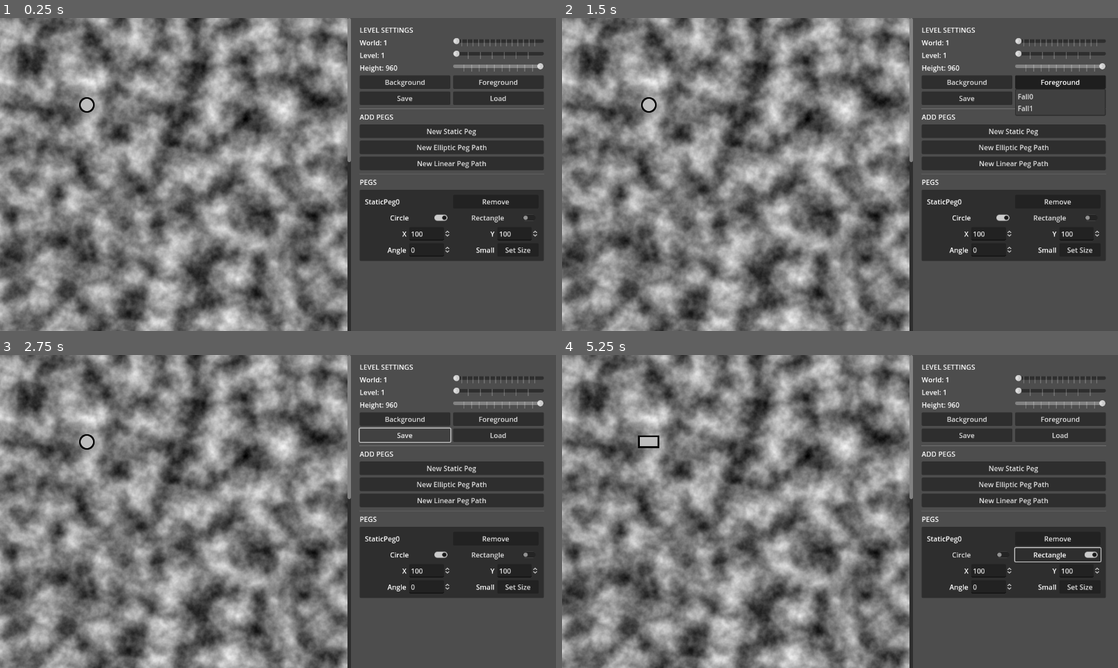
Above: before the commit, frames 1-4 (two rows, left to right).
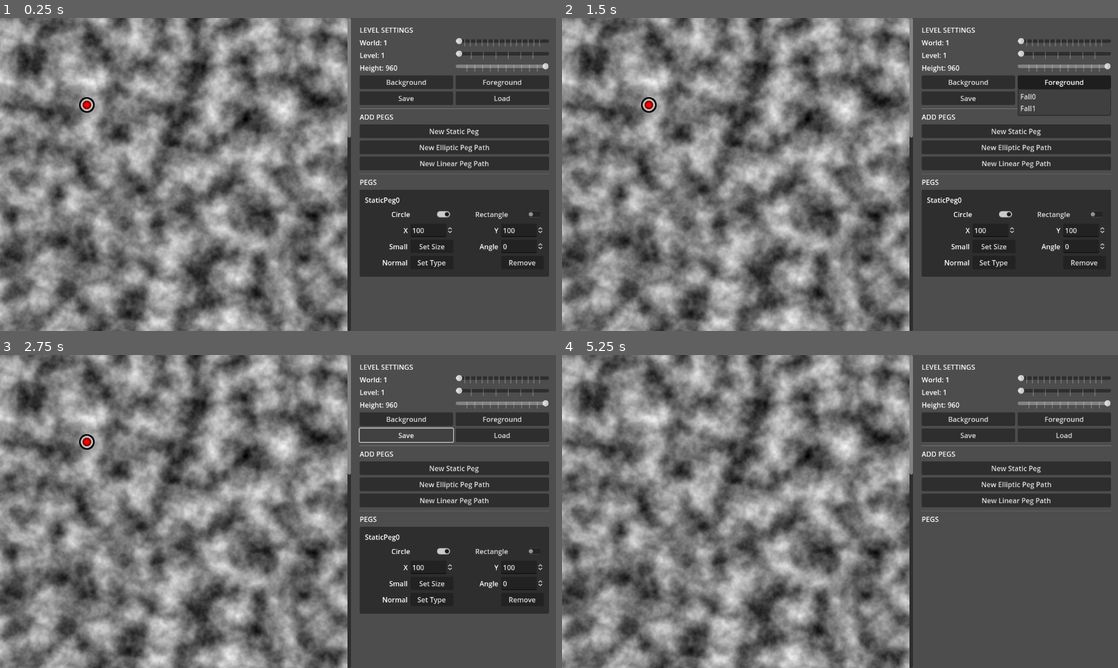
Above: after the commit, the same moments.

Repository: timboe/Cascade
Game: Godot game, scene res://Editor.tscn
Same seed, same stepped clock (60 frames per second), same inputs: the game is played once before the commit and once after it.
Inputs (mouse positions are in pixels of both pictures, inside the frame that each line leads up to):
- Up to frame 1 (0.25 s): no input
- Up to frame 2 (1.5 s): click "Background" at 0.5 s; click "Foreground" at 1.25 s
- Up to frame 3 (2.75 s): click "Save" at 2 s
- Up to frame 4 (5.25 s): click "Load" at 2.75 s; click "Remove" at 3.5 s; click (967, 555) at 4.25 s, where only the run before the commit has a clickable "Circle"; click (1056, 555) at 5 s, where only the run before the commit has a clickable "Rectangle"

The runs differ from the first frame. In frame 1, 3.9% of the frame differs, in the area x 14-99%, y 6-100%; in frame 2, 3.9%; in frame 3, 3.9%; in frame 4, 8.7%, in the area x 13-99%, y 6-100%.

Commit message:
work on editor

Diff:
--- a/editor/Editor.tscn
+++ b/editor/Editor.tscn
@@ -1,6 +1,7 @@
-[gd_scene load_steps=10 format=3 uid="uid://cmuubbicvggs5"]
+[gd_scene load_steps=9 format=3 uid="uid://cmuubbicvggs5"]
 
 [ext_resource type="Script" path="res://RenderScene.gd" id="1_1f7cp"]
+[ext_resource type="PackedScene" uid="uid://4jairl80n3qw" path="res://peg_control.tscn" id="2_c1rmk"]
 
 [sub_resource type="FastNoiseLite" id="FastNoiseLite_mxqya"]
 
@@ -12,63 +13,45 @@
 [sub_resource type="GDScript" id="GDScript_vi753"]
 script/source = "extends HSlider
 
-func _on_value_changed(value):
-	$\"../WorldLabel\".text = \"World: \" + str(value)
+func _on_value_changed(newValue):
+	$\"../WorldLabel\".text = \"World: \" + str(newValue)
 "
 
 [sub_resource type="GDScript" id="GDScript_scs8v"]
 script/source = "extends HSlider
 
-func _on_value_changed(value):
-	$\"../LevelLabel\".text = \"Level: \" + str(value)
+func _on_value_changed(newValue):
+	$\"../LevelLabel\".text = \"Level: \" + str(newValue)
 "
 
 [sub_resource type="GDScript" id="GDScript_stxm2"]
 script/source = "extends HSlider
 
-func _on_value_changed(value):
-	$\"../HeightLabel\".text = \"Height: \" + str(value)
+func _on_value_changed(newValue):
+	$\"../HeightLabel\".text = \"Height: \" + str(newValue)
 	$%Render.queue_redraw()
-	get_tree().call_group(\"y_sensitive\", \"new_max_y\", value)
-"
-
-[sub_resource type="GDScript" id="GDScript_gn8tb"]
-script/source = "extends CheckButton
-
-func _ready():
-	var bg := ButtonGroup.new()
-	button_group = bg
-	$\"../CheckRect\".button_group = bg
-"
-
-[sub_resource type="GDScript" id="GDScript_vhp14"]
-script/source = "extends SpinBox
-
-func new_max_y(new_max : int):
-	max_value = new_max
-"
-
-[sub_resource type="GDScript" id="GDScript_rjxf4"]
-script/source = "extends MenuButton
-
-var shape_size : int = 0
-
-func _ready():
-	get_popup().id_pressed.connect(self.on_pressed)
-
-func on_pressed(id: int):
-	$\"../SizeLabel\".text = get_popup().get_item_text( id )
-	shape_size = id
-	$%Render.do_update()
-"
-
-[node name="Control" type="Control"]
+	get_tree().call_group(\"y_sensitive\", \"new_max_y\", newValue)
+"
+
+[sub_resource type="GDScript" id="GDScript_2mwtp"]
+script/source = "extends Button
+
+@onready var staticScene = load(\"res://peg_control.tscn\")
+var staticCount : int = 0
+
+func _on_pressed():
+	var instance = staticScene.instantiate()
+	staticCount += 1
+	instance.name = \"StaticPeg\" + str(staticCount)
+	instance.find_child(\"StaticPeg\").text = instance.name
+	$%RightVBox.add_child(instance)
+"
+
+[node name="RootControl" type="Control"]
 layout_mode = 3
 anchors_preset = 15
 anchor_right = 1.0
 anchor_bottom = 1.0
-offset_right = 128.0
-offset_bottom = 72.0
 grow_horizontal = 2
 grow_vertical = 2
 size_flags_horizontal = 3
@@ -83,6 +66,7 @@
 grow_vertical = 2
 
 [node name="LeftScroll" type="ScrollContainer" parent="HBox"]
+unique_name_in_owner = true
 layout_mode = 2
 horizontal_scroll_mode = 0
 vertical_scroll_mode = 2
@@ -111,34 +95,35 @@
 size_flags_vertical = 3
 theme_override_constants/margin_left = 16
 theme_override_constants/margin_top = 16
-theme_override_constants/margin_right = 156
+theme_override_constants/margin_right = 16
 theme_override_constants/margin_bottom = 16
 
-[node name="VBox" type="VBoxContainer" parent="HBox/RightScroll/Margin"]
+[node name="RightVBox" type="VBoxContainer" parent="HBox/RightScroll/Margin"]
+unique_name_in_owner = true
 layout_mode = 2
 size_flags_horizontal = 3
 theme_override_constants/separation = 6
 
-[node name="LevelSettings" type="RichTextLabel" parent="HBox/RightScroll/Margin/VBox"]
+[node name="LevelSettings" type="RichTextLabel" parent="HBox/RightScroll/Margin/RightVBox"]
 layout_mode = 2
 size_flags_horizontal = 3
 text = "LEVEL SETTINGS"
 fit_content = true
 
-[node name="Grid" type="GridContainer" parent="HBox/RightScroll/Margin/VBox"]
+[node name="Grid" type="GridContainer" parent="HBox/RightScroll/Margin/RightVBox"]
 layout_mode = 2
 theme_override_constants/h_separation = 6
 theme_override_constants/v_separation = 6
 columns = 2
 
-[node name="WorldLabel" type="RichTextLabel" parent="HBox/RightScroll/Margin/VBox/Grid"]
+[node name="WorldLabel" type="RichTextLabel" parent="HBox/RightScroll/Margin/RightVBox/Grid"]
 layout_mode = 2
 size_flags_horizontal = 3
 text = "World: 1
 "
 fit_content = true
 
-[node name="WorldSlider" type="HSlider" parent="HBox/RightScroll/Margin/VBox/Grid"]
+[node name="WorldSlider" type="HSlider" parent="HBox/RightScroll/Margin/RightVBox/Grid"]
 layout_mode = 2
 size_flags_horizontal = 3
 min_value = 1.0
@@ -148,13 +133,13 @@
 tick_count = 16
 script = SubResource("GDScript_vi753")
 
-[node name="LevelLabel" type="RichTextLabel" parent="HBox/RightScroll/Margin/VBox/Grid"]
+[node name="LevelLabel" type="RichTextLabel" parent="HBox/RightScroll/Margin/RightVBox/Grid"]
 layout_mode = 2
 size_flags_horizontal = 3
 text = "Level: 1"
 fit_content = true
 
-[node name="LevelSlider" type="HSlider" parent="HBox/RightScroll/Margin/VBox/Grid"]
+[node name="LevelSlider" type="HSlider" parent="HBox/RightScroll/Margin/RightVBox/Grid"]
 layout_mode = 2
 size_flags_horizontal = 3
 min_value = 1.0
@@ -164,13 +149,13 @@
 tick_count = 8
 script = SubResource("GDScript_scs8v")
 
-[node name="HeightLabel" type="RichTextLabel" parent="HBox/RightScroll/Margin/VBox/Grid"]
+[node name="HeightLabel" type="RichTextLabel" parent="HBox/RightScroll/Margin/RightVBox/Grid"]
 layout_mode = 2
 size_flags_horizontal = 3
 text = "Height: 960"
 fit_content = true
 
-[node name="HeightSlider" type="HSlider" parent="HBox/RightScroll/Margin/VBox/Grid"]
+[node name="HeightSlider" type="HSlider" parent="HBox/RightScroll/Margin/RightVBox/Grid"]
 unique_name_in_owner = true
 layout_mode = 2
 size_flags_horizontal = 3
@@ -182,7 +167,7 @@
 tick_count = 12
 script = SubResource("GDScript_stxm2")
 
-[node name="Background" type="MenuButton" parent="HBox/RightScroll/Margin/VBox/Grid"]
+[node name="Background" type="MenuButton" parent="HBox/RightScroll/Margin/RightVBox/Grid"]
 layout_mode = 2
 text = "Background"
 flat = false
@@ -192,7 +177,7 @@
 popup/item_1/text = "Fall1"
 popup/item_1/id = 1
 
-[node name="Foreground" type="MenuButton" parent="HBox/RightScroll/Margin/VBox/Grid"]
+[node name="Foreground" type="MenuButton" parent="HBox/RightScroll/Margin/RightVBox/Grid"]
 layout_mode = 2
 text = "Foreground"
 flat = false
@@ -202,172 +187,49 @@
 popup/item_1/text = "Fall1"
 popup/item_1/id = 1
 
-[node name="Save" type="Button" parent="HBox/RightScroll/Margin/VBox/Grid"]
+[node name="Save" type="Button" parent="HBox/RightScroll/Margin/RightVBox/Grid"]
 layout_mode = 2
 text = "Save"
 
-[node name="Load" type="Button" parent="HBox/RightScroll/Margin/VBox/Grid"]
+[node name="Load" type="Button" parent="HBox/RightScroll/Margin/RightVBox/Grid"]
 layout_mode = 2
 text = "Load"
 
-[node name="HSeparator" type="HSeparator" parent="HBox/RightScroll/Margin/VBox"]
-layout_mode = 2
-
-[node name="AddPeg" type="RichTextLabel" parent="HBox/RightScroll/Margin/VBox"]
+[node name="HSeparator" type="HSeparator" parent="HBox/RightScroll/Margin/RightVBox"]
+layout_mode = 2
+
+[node name="AddPeg" type="RichTextLabel" parent="HBox/RightScroll/Margin/RightVBox"]
 layout_mode = 2
 size_flags_horizontal = 3
 text = "ADD PEGS"
 fit_content = true
 
-[node name="AddStatic" type="Button" parent="HBox/RightScroll/Margin/VBox"]
+[node name="AddStatic" type="Button" parent="HBox/RightScroll/Margin/RightVBox"]
 layout_mode = 2
 text = "New Static Peg"
-
-[node name="AddElliptic" type="Button" parent="HBox/RightScroll/Margin/VBox"]
+script = SubResource("GDScript_2mwtp")
+
+[node name="AddElliptic" type="Button" parent="HBox/RightScroll/Margin/RightVBox"]
 layout_mode = 2
 text = "New Elliptic Peg Path"
 
-[node name="AddPath" type="Button" parent="HBox/RightScroll/Margin/VBox"]
+[node name="AddPath" type="Button" parent="HBox/RightScroll/Margin/RightVBox"]
 layout_mode = 2
 text = "New Linear Peg Path"
 
-[node name="HSeparator2" type="HSeparator" parent="HBox/RightScroll/Margin/VBox"]
-layout_mode = 2
-
-[node name="Pegs" type="RichTextLabel" parent="HBox/RightScroll/Margin/VBox"]
+[node name="HSeparator2" type="HSeparator" parent="HBox/RightScroll/Margin/RightVBox"]
+layout_mode = 2
+
+[node name="Pegs" type="RichTextLabel" parent="HBox/RightScroll/Margin/RightVBox"]
 layout_mode = 2
 size_flags_horizontal = 3
 text = "PEGS"
 fit_content = true
 
-[node name="PegControl" type="Control" parent="HBox/RightScroll/Margin/VBox" groups=["static_pegs"]]
-layout_mode = 2
-
-[node name="Panel" type="Panel" parent="HBox/RightScroll/Margin/VBox/PegControl"]
-custom_minimum_size = Vector2(100, 100)
-layout_mode = 1
-anchors_preset = 10
-anchor_right = 1.0
-offset_bottom = 164.0
-grow_horizontal = 2
-size_flags_vertical = 3
-
-[node name="Margin" type="MarginContainer" parent="HBox/RightScroll/Margin/VBox/PegControl/Panel"]
-layout_mode = 1
-anchors_preset = 10
-anchor_right = 1.0
-offset_bottom = 146.0
-grow_horizontal = 2
-theme_override_constants/margin_left = 12
-theme_override_constants/margin_top = 12
-theme_override_constants/margin_right = 12
-theme_override_constants/margin_bottom = 12
-
-[node name="VBox" type="VBoxContainer" parent="HBox/RightScroll/Margin/VBox/PegControl/Panel/Margin"]
-layout_mode = 2
-theme_override_constants/separation = 6
-
-[node name="Grid1" type="GridContainer" parent="HBox/RightScroll/Margin/VBox/PegControl/Panel/Margin/VBox"]
-layout_mode = 2
-theme_override_constants/h_separation = 6
-theme_override_constants/v_separation = 6
-columns = 2
-
-[node name="StaticPeg" type="Label" parent="HBox/RightScroll/Margin/VBox/PegControl/Panel/Margin/VBox/Grid1"]
-layout_mode = 2
-text = "StaticPeg0"
-
-[node name="Button" type="Button" parent="HBox/RightScroll/Margin/VBox/PegControl/Panel/Margin/VBox/Grid1"]
-layout_mode = 2
-text = "Remove"
-
-[node name="CheckCirc" type="CheckButton" parent="HBox/RightScroll/Margin/VBox/PegControl/Panel/Margin/VBox/Grid1"]
-layout_mode = 2
-size_flags_horizontal = 3
-button_pressed = true
-text = "Circle"
-alignment = 1
-script = SubResource("GDScript_gn8tb")
-
-[node name="CheckRect" type="CheckButton" parent="HBox/RightScroll/Margin/VBox/PegControl/Panel/Margin/VBox/Grid1"]
-layout_mode = 2
-size_flags_horizontal = 3
-text = "Rectangle"
-alignment = 1
-
-[node name="Grid2" type="GridContainer" parent="HBox/RightScroll/Margin/VBox/PegControl/Panel/Margin/VBox"]
-layout_mode = 2
-theme_override_constants/h_separation = 6
-theme_override_constants/v_separation = 6
-columns = 4
-
-[node name="XLabel" type="Label" parent="HBox/RightScroll/Margin/VBox/PegControl/Panel/Margin/VBox/Grid2"]
-layout_mode = 2
-size_flags_horizontal = 3
-text = "X"
-horizontal_alignment = 2
-
-[node name="XText" type="SpinBox" parent="HBox/RightScroll/Margin/VBox/PegControl/Panel/Margin/VBox/Grid2"]
-layout_mode = 2
-size_flags_horizontal = 3
-max_value = 960.0
-value = 100.0
-rounded = true
-
-[node name="YLabel" type="Label" parent="HBox/RightScroll/Margin/VBox/PegControl/Panel/Margin/VBox/Grid2"]
-layout_mode = 2
-size_flags_horizontal = 3
-text = "Y"
-horizontal_alignment = 2
-
-[node name="YText" type="SpinBox" parent="HBox/RightScroll/Margin/VBox/PegControl/Panel/Margin/VBox/Grid2" groups=["y_sensitive"]]
-layout_mode = 2
-size_flags_horizontal = 3
-max_value = 960.0
-value = 100.0
-rounded = true
-script = SubResource("GDScript_vhp14")
-
-[node name="AngleLabel" type="Label" parent="HBox/RightScroll/Margin/VBox/PegControl/Panel/Margin/VBox/Grid2"]
-layout_mode = 2
-size_flags_horizontal = 3
-text = "Angle"
-horizontal_alignment = 2
-
-[node name="AngleText" type="SpinBox" parent="HBox/RightScroll/Margin/VBox/PegControl/Panel/Margin/VBox/Grid2"]
-layout_mode = 2
-size_flags_horizontal = 3
-max_value = 360.0
-rounded = true
-
-[node name="SizeLabel" type="Label" parent="HBox/RightScroll/Margin/VBox/PegControl/Panel/Margin/VBox/Grid2"]
-layout_mode = 2
-size_flags_horizontal = 3
-text = "Small
-"
-horizontal_alignment = 2
-
-[node name="SizeText" type="MenuButton" parent="HBox/RightScroll/Margin/VBox/PegControl/Panel/Margin/VBox/Grid2"]
-layout_mode = 2
-size_flags_horizontal = 3
-text = "Set Size"
-flat = false
-item_count = 4
-popup/item_0/text = "Small"
-popup/item_0/id = 0
-popup/item_1/text = "Medium"
-popup/item_1/id = 1
-popup/item_2/text = "Large"
-popup/item_2/id = 2
-popup/item_3/text = "Max"
-popup/item_3/id = 3
-script = SubResource("GDScript_rjxf4")
-
-[connection signal="value_changed" from="HBox/RightScroll/Margin/VBox/Grid/WorldSlider" to="HBox/RightScroll/Margin/VBox/Grid/WorldSlider" method="_on_value_changed"]
-[connection signal="value_changed" from="HBox/RightScroll/Margin/VBox/Grid/LevelSlider" to="HBox/RightScroll/Margin/VBox/Grid/LevelSlider" method="_on_value_changed"]
-[connection signal="value_changed" from="HBox/RightScroll/Margin/VBox/Grid/HeightSlider" to="HBox/RightScroll/Margin/VBox/Grid/HeightSlider" method="_on_value_changed"]
-[connection signal="pressed" from="HBox/RightScroll/Margin/VBox/PegControl/Panel/Margin/VBox/Grid1/CheckCirc" to="HBox/LeftScroll/Control/Render" method="do_update"]
-[connection signal="pressed" from="HBox/RightScroll/Margin/VBox/PegControl/Panel/Margin/VBox/Grid1/CheckRect" to="HBox/LeftScroll/Control/Render" method="do_update"]
-[connection signal="value_changed" from="HBox/RightScroll/Margin/VBox/PegControl/Panel/Margin/VBox/Grid2/XText" to="HBox/LeftScroll/Control/Render" method="do_update_value"]
-[connection signal="value_changed" from="HBox/RightScroll/Margin/VBox/PegControl/Panel/Margin/VBox/Grid2/YText" to="HBox/LeftScroll/Control/Render" method="do_update_value"]
-[connection signal="value_changed" from="HBox/RightScroll/Margin/VBox/PegControl/Panel/Margin/VBox/Grid2/AngleText" to="HBox/LeftScroll/Control/Render" method="do_update_value"]
+[node name="PegControl" parent="HBox/RightScroll/Margin/RightVBox" instance=ExtResource("2_c1rmk")]
+layout_mode = 2
+
+[connection signal="value_changed" from="HBox/RightScroll/Margin/RightVBox/Grid/WorldSlider" to="HBox/RightScroll/Margin/RightVBox/Grid/WorldSlider" method="_on_value_changed"]
+[connection signal="value_changed" from="HBox/RightScroll/Margin/RightVBox/Grid/LevelSlider" to="HBox/RightScroll/Margin/RightVBox/Grid/LevelSlider" method="_on_value_changed"]
+[connection signal="value_changed" from="HBox/RightScroll/Margin/RightVBox/Grid/HeightSlider" to="HBox/RightScroll/Margin/RightVBox/Grid/HeightSlider" method="_on_value_changed"]
+[connection signal="pressed" from="HBox/RightScroll/Margin/RightVBox/AddStatic" to="HBox/RightScroll/Margin/RightVBox/AddStatic" method="_on_pressed"]
--- a/editor/RenderScene.gd
+++ b/editor/RenderScene.gd
@@ -1,13 +1,19 @@
 extends Node2D
 
-const EDITOR_SCALE : float = 2.0
+const EDITOR_SCALE : int = 2
 
 const BALL_RADIUS : float = 8.0 * EDITOR_SCALE
 const BOX_WIDTH : float = 22.5 * EDITOR_SCALE
 const BOX_HEIGHT : float = 12.5 * EDITOR_SCALE
 const LINE_WIDTH : float = 2.0 * EDITOR_SCALE
 
+const GRAB_CIRCLE_RADIUS : float = BALL_RADIUS/2
+
 const PLAYDATE_WIDTH : int = 400 * EDITOR_SCALE
+
+var dragMode : int = 0
+var dragNode : Control = null
+var dragY : float
 
 func sizeToScale(size : int) -> float:
 	match size:
@@ -17,23 +23,34 @@
 		3: return 2.0
 	return 1.0;
 
-func renderPeg(circ : bool, x : int, y : int, a : float, size : int) -> void:
-	if circ: renderCirc(x, y, size)
-	else: renderRect(x, y, a, size)
+func fillColor(type : int) -> Color:
+	match type:
+		0: return Color.GRAY
+		1: return Color.LIME_GREEN
+		2: return Color.SLATE_BLUE
+	return Color.WHITE
 
-func renderCirc(x : int, y : int, size : int) -> void:
-	x *= EDITOR_SCALE
-	y *= EDITOR_SCALE
-	var s := sizeToScale(size)
-	draw_circle(Vector2(x, y), BALL_RADIUS, Color.GRAY)
-	draw_arc(Vector2(x, y), BALL_RADIUS, 0, 2*PI, 128, Color.BLACK, LINE_WIDTH)
+func lineColor(type : int) -> Color:
+	match type:
+		0: return Color.BLACK
+		1: return Color.DARK_GREEN
+		2: return Color.NAVY_BLUE
+	return Color.BLACK
 
-func renderRect(x : int, y : int, a : float, size : int) -> void:
+func renderPeg(circ : bool, x : int, y : int, a : float, size : int, type : int) -> void:
 	x *= EDITOR_SCALE
 	y *= EDITOR_SCALE
 	var s := sizeToScale(size)
 	a = (2*PI / 360.0) * a
+	if circ: renderCirc(x, y, s, type)
+	else: renderRect(x, y, a, s, type)
+	renderGrabCirc(x, y)
 
+func renderCirc(x : int, y : int, s : float, type : int) -> void:
+	draw_circle(Vector2(x, y), BALL_RADIUS*s, fillColor(type))
+	draw_arc(Vector2(x, y), BALL_RADIUS*s, 0, 2*PI, 128, lineColor(type), LINE_WIDTH)
+
+func renderRect(x : int, y : int, a : float, s : float, type : int) -> void:
 	var ca := cos(a)
 	var sa := sin(a)
 	var w := BOX_WIDTH/2 * s
@@ -57,8 +74,12 @@
 			-w*sa + -h*ca + y),
 	]
 
-	draw_polygon(points, [Color.GRAY])
-	draw_polyline(points, Color.BLACK, 4)
+	draw_polygon(points, [fillColor(type)])
+	draw_polyline(points, lineColor(type), 4)
+
+func renderGrabCirc(x : int, y : int) -> void:
+	draw_circle(Vector2(x, y), GRAB_CIRCLE_RADIUS, Color.RED)
+	draw_arc(Vector2(x, y), GRAB_CIRCLE_RADIUS, 0, 2*PI, 128, Color.DARK_RED, LINE_WIDTH)
 
 func render_static_peg(staticPeg : Control):
 	var circ : bool = staticPeg.find_child("CheckCirc").button_pressed
@@ -66,20 +87,20 @@
 	var y : int = staticPeg.find_child("YText").value
 	var angle : int = staticPeg.find_child("AngleText").value
 	var size : int = staticPeg.find_child("SizeText").shape_size
-	renderPeg(circ, x, y, angle, size)
+	var type : int = staticPeg.find_child("TypeText").shape_type
+	renderPeg(circ, x, y, angle, size, type)
 
 func do_update():
 	print("Ping for redraw")
 	queue_redraw()
 
-func do_update_value(value):
+func do_update_value(_value):
 	do_update()
 
 func _draw():
-	print("Redraw")
-
-	for staticPeg in get_tree().get_nodes_in_group("static_pegs"):
-		print("Render " + staticPeg.name)
+	var staticPegs = get_tree().get_nodes_in_group("static_pegs")
+	print("Redraw ", len(staticPegs) , " static")
+	for staticPeg in staticPegs:
 		render_static_peg(staticPeg)
 
 	draw_line(
@@ -93,3 +114,47 @@
 #
 	#draw_polygon(points, colour)
 	#draw_polyline(points, Color.BLACK, 4)
+
+func find_peg(v : Vector2, n : String) -> Control:
+	for peg in get_tree().get_nodes_in_group(n):
+		var v2 := Vector2()
+		v2.x = peg.find_child("XText").value
+		v2.y = peg.find_child("YText").value
+		if v.distance_to(v2) < GRAB_CIRCLE_RADIUS:
+			return peg
+	return null
+
+func move_peg(peg : Control, v : Vector2) -> void:
+	peg.find_child("XText").value = v.x
+	peg.find_child("YText").value = v.y
+
+func rotate_peg(peg : Control, delta : float) -> void:
+	peg.find_child("AngleText").value += delta
+
+func _input(event):
+	if event is InputEventMouseButton:
+		if (event.button_index == 1 || event.button_index == 2) and event.pressed:
+			var yOff = $%LeftScroll.get_v_scroll()
+			var v = Vector2(event.position.x / EDITOR_SCALE, (event.position.y + yOff)/EDITOR_SCALE)
+			print("Mouse " , event.button_index , " Click/Unclick at: ", v)
+			var peg : Control = find_peg(v, "static_pegs")
+			if not peg: peg = find_peg(v, "elliptic_pegs")
+			if not peg: peg = find_peg(v, "path_pegs")
+			if peg:
+				print("Found " , peg)
+				dragMode = event.button_index
+				dragNode = peg
+				dragY = v.y
+		elif (event.button_index == 1 || event.button_index == 2) and not event.pressed:
+			dragMode = 0
+			dragNode = null
+
+	if event is InputEventMouseMotion and dragMode:
+		var yOff = $%LeftScroll.get_v_scroll()
+		var v = Vector2(event.position.x / EDITOR_SCALE, (event.position.y + yOff)/EDITOR_SCALE)
+		print("Drag ", v)
+		if dragMode == 1:
+			move_peg(dragNode, v)
+		elif dragMode == 2:
+			rotate_peg(dragNode, v.y - dragY)
+			dragY = v.y
--- /dev/null
+++ b/editor/peg_control.tscn
@@ -0,0 +1,205 @@
+[gd_scene load_steps=5 format=3 uid="uid://4jairl80n3qw"]
+
+[sub_resource type="GDScript" id="GDScript_gn8tb"]
+script/source = "extends CheckButton
+
+@onready var rend = $/root/RootControl.find_child(\"Render\")
+
+func _ready():
+	var bg := ButtonGroup.new()
+	button_group = bg
+	$\"../CheckRect\".button_group = bg
+
+func _on_pressed():
+	rend.do_update()
+"
+
+[sub_resource type="GDScript" id="GDScript_vhp14"]
+script/source = "extends SpinBox
+
+@onready var rend = $/root/RootControl.find_child(\"Render\")
+
+func new_max_y(new_max : int):
+	max_value = new_max
+
+func _on_value_changed(_value):
+	rend.do_update()
+"
+
+[sub_resource type="GDScript" id="GDScript_rjxf4"]
+script/source = "extends MenuButton
+
+var shape_size : int = 0
+
+@onready var rend = $/root/RootControl.find_child(\"Render\")
+
+func _ready():
+	get_popup().id_pressed.connect(self.on_pressed)
+
+func on_pressed(id: int):
+	$\"../SizeLabel\".text = get_popup().get_item_text( id )
+	shape_size = id
+	rend.do_update()
+"
+
+[sub_resource type="GDScript" id="GDScript_68j38"]
+script/source = "extends MenuButton
+
+var shape_type : int = 0
+
+@onready var rend = $/root/RootControl.find_child(\"Render\")
+
+func _ready():
+	get_popup().id_pressed.connect(self.on_pressed)
+
+func on_pressed(id: int):
+	$\"../TypeLabel\".text = get_popup().get_item_text( id )
+	shape_type = id
+	rend.do_update()
+"
+
+[node name="PegControl" type="Panel" groups=["static_pegs"]]
+custom_minimum_size = Vector2(100, 200)
+
+[node name="Margin" type="MarginContainer" parent="."]
+layout_mode = 1
+anchors_preset = 10
+anchor_right = 1.0
+offset_bottom = 146.0
+grow_horizontal = 2
+theme_override_constants/margin_left = 12
+theme_override_constants/margin_top = 12
+theme_override_constants/margin_right = 12
+theme_override_constants/margin_bottom = 12
+
+[node name="VBox" type="VBoxContainer" parent="Margin"]
+layout_mode = 2
+theme_override_constants/separation = 6
+
+[node name="StaticPeg" type="Label" parent="Margin/VBox"]
+layout_mode = 2
+text = "StaticPeg0"
+
+[node name="Grid1" type="GridContainer" parent="Margin/VBox"]
+layout_mode = 2
+theme_override_constants/h_separation = 6
+theme_override_constants/v_separation = 6
+columns = 2
+
+[node name="CheckCirc" type="CheckButton" parent="Margin/VBox/Grid1"]
+layout_mode = 2
+size_flags_horizontal = 3
+button_pressed = true
+text = "Circle"
+alignment = 1
+script = SubResource("GDScript_gn8tb")
+
+[node name="CheckRect" type="CheckButton" parent="Margin/VBox/Grid1"]
+layout_mode = 2
+size_flags_horizontal = 3
+text = "Rectangle"
+alignment = 1
+
+[node name="Grid2" type="GridContainer" parent="Margin/VBox"]
+layout_mode = 2
+theme_override_constants/h_separation = 6
+theme_override_constants/v_separation = 6
+columns = 4
+
+[node name="XLabel" type="Label" parent="Margin/VBox/Grid2"]
+layout_mode = 2
+size_flags_horizontal = 3
+text = "X"
+horizontal_alignment = 2
+
+[node name="XText" type="SpinBox" parent="Margin/VBox/Grid2"]
+layout_mode = 2
+size_flags_horizontal = 3
+max_value = 960.0
+value = 100.0
+rounded = true
+
+[node name="YLabel" type="Label" parent="Margin/VBox/Grid2"]
+layout_mode = 2
+size_flags_horizontal = 3
+text = "Y"
+horizontal_alignment = 2
+
+[node name="YText" type="SpinBox" parent="Margin/VBox/Grid2" groups=["y_sensitive"]]
+layout_mode = 2
+size_flags_horizontal = 3
+max_value = 960.0
+value = 100.0
+rounded = true
+script = SubResource("GDScript_vhp14")
+
+[node name="SizeLabel" type="Label" parent="Margin/VBox/Grid2"]
+layout_mode = 2
+size_flags_horizontal = 3
+text = "Small
+"
+horizontal_alignment = 2
+
+[node name="SizeText" type="MenuButton" parent="Margin/VBox/Grid2"]
+layout_mode = 2
+size_flags_horizontal = 3
+text = "Set Size"
+flat = false
+item_count = 4
+popup/item_0/text = "Small"
+popup/item_0/id = 0
+popup/item_1/text = "Medium"
+popup/item_1/id = 1
+popup/item_2/text = "Large"
+popup/item_2/id = 2
+popup/item_3/text = "Max"
+popup/item_3/id = 3
+script = SubResource("GDScript_rjxf4")
+
+[node name="AngleLabel" type="Label" parent="Margin/VBox/Grid2"]
+layout_mode = 2
+size_flags_horizontal = 3
+text = "Angle"
+horizontal_alignment = 2
+
+[node name="AngleText" type="SpinBox" parent="Margin/VBox/Grid2"]
+layout_mode = 2
+size_flags_horizontal = 3
+max_value = 360.0
+rounded = true
+
+[node name="TypeLabel" type="Label" parent="Margin/VBox/Grid2"]
+layout_mode = 2
+size_flags_horizontal = 3
+text = "Normal"
+horizontal_alignment = 2
+
+[node name="TypeText" type="MenuButton" parent="Margin/VBox/Grid2"]
+layout_mode = 2
+text = "Set Type"
+flat = false
+item_count = 3
+popup/item_0/text = "Normal"
+popup/item_0/id = 0
+popup/item_1/text = "Required"
+popup/item_1/id = 1
+popup/item_2/text = "Special"
+popup/item_2/id = 2
+script = SubResource("GDScript_68j38")
+
+[node name="RemoveLabel" type="Label" parent="Margin/VBox/Grid2"]
+layout_mode = 2
+size_flags_horizontal = 3
+horizontal_alignment = 2
+
+[node name="Remove" type="Button" parent="Margin/VBox/Grid2"]
+layout_mode = 2
+text = "Remove"
+
+[connection signal="tree_exited" from="." to="Margin/VBox/Grid1/CheckCirc" method="_on_pressed"]
+[connection signal="pressed" from="Margin/VBox/Grid1/CheckCirc" to="Margin/VBox/Grid1/CheckCirc" method="_on_pressed"]
+[connection signal="pressed" from="Margin/VBox/Grid1/CheckRect" to="Margin/VBox/Grid1/CheckCirc" method="_on_pressed"]
+[connection signal="value_changed" from="Margin/VBox/Grid2/XText" to="Margin/VBox/Grid2/YText" method="_on_value_changed"]
+[connection signal="value_changed" from="Margin/VBox/Grid2/YText" to="Margin/VBox/Grid2/YText" method="_on_value_changed"]
+[connection signal="value_changed" from="Margin/VBox/Grid2/AngleText" to="Margin/VBox/Grid2/YText" method="_on_value_changed"]
+[connection signal="pressed" from="Margin/VBox/Grid2/Remove" to="." method="queue_free"]
